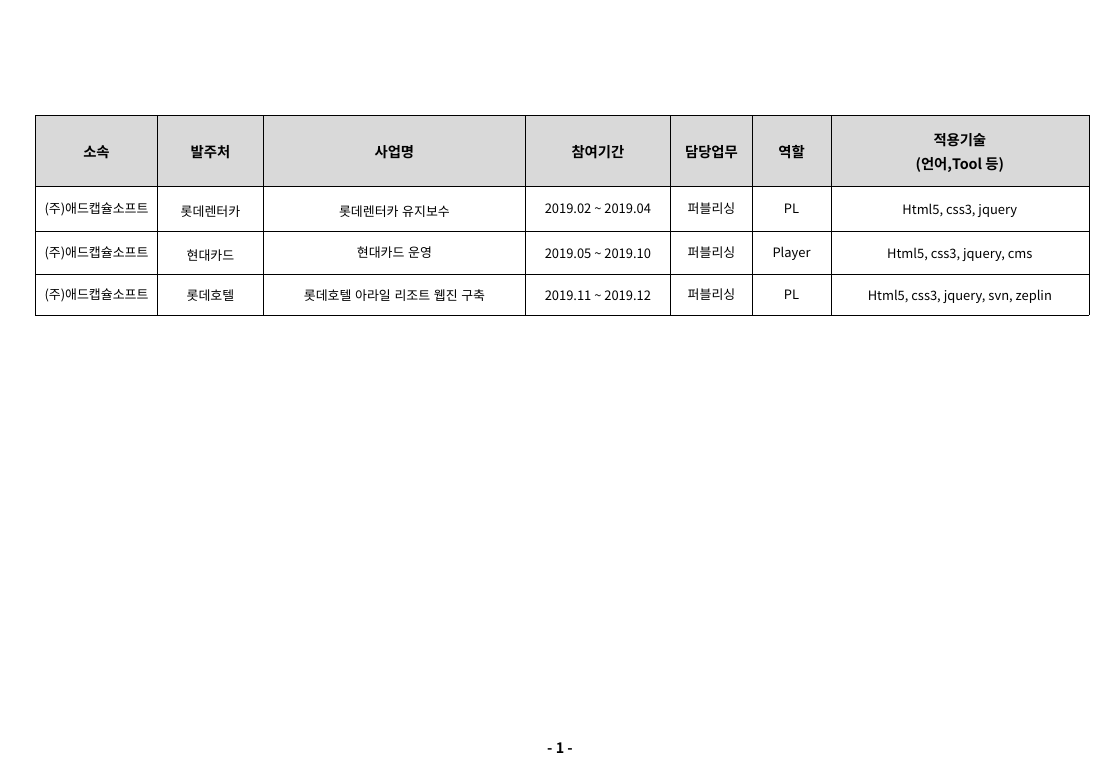
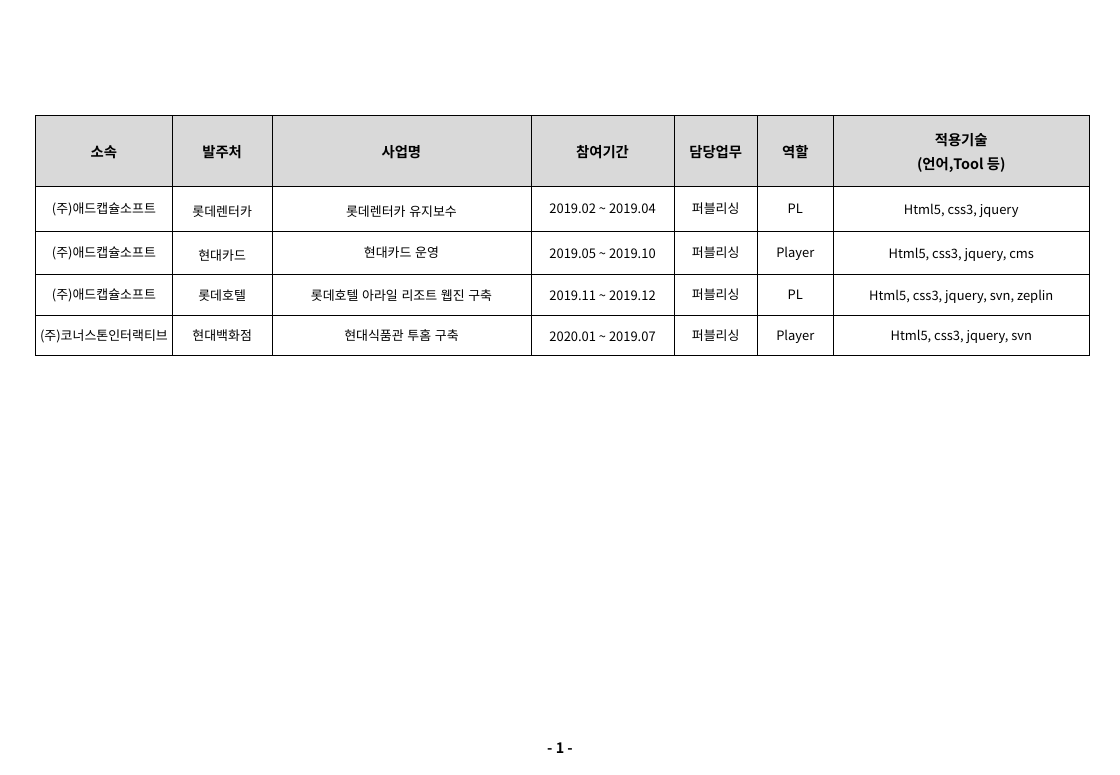
Before and after one commit to creamchu/portfolio, a slide deck: slide 2 of download/career_introduction.pptx. Drawn at 1120x775 pixels with LibreOffice and Linux fonts; fonts in the diff are those of the drawing; background and template pictures are left out. Boxes give left, top, right and bottom in pixels: in the first picture for what was removed or moved away, otherwise in the second. Text is boxed around its words. In the diff, an @@ line names an element or a change of style, - is before the commit and + after.

```diff
--- a/download/career_introduction.pptx
+++ b/download/career_introduction.pptx
@@ table at (x1=35, y1=115, x2=1088, y2=356) @@
+row 5: (주)코너스톤인터랙티브 | 현대백화점 | 현대식품관 투홈 구축 | 2020.01 ~ 2019.07 | 퍼블리싱 | Player | Html5, css3, jquery, svn
```
Also in this commit, not shown: 5 other files.
